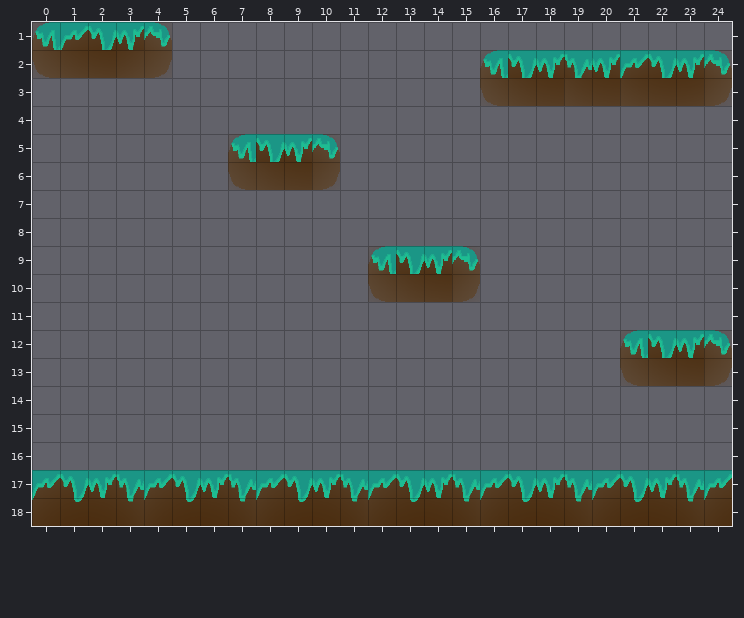
Tiled map (JSON), stored at assets/tilemaps/theSpelunker_tilemap.json. Above: the version before the commit.
Cells are 32x32 px. Shown: x 0..24, y 1..18. The old version is drawn lined up with the new one.
And afterwards:
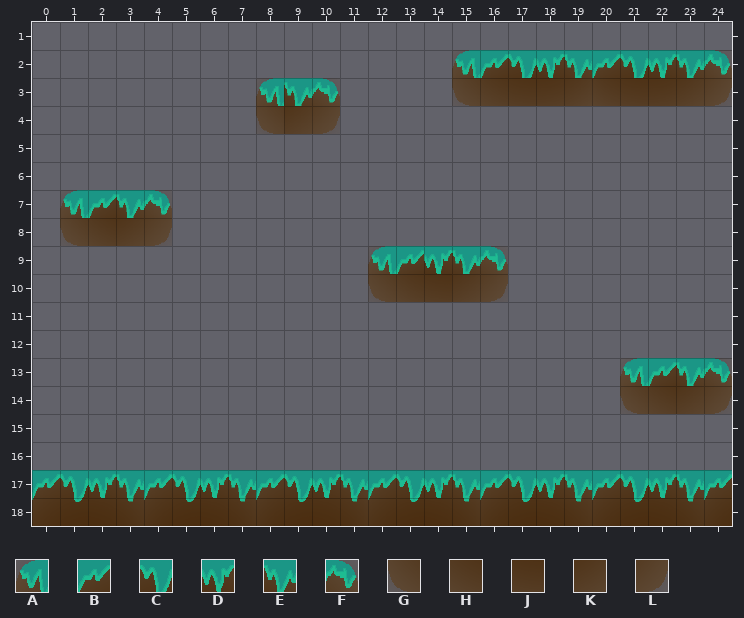
Key: from "theSpelunker_tilemap": A 0, B 1, C 2, D 3, E 4, F 5, G 30, H 31, J 32, K 34, L 35.
_ is an empty cell.
The exact change:
map size 25x25 -> 25x19 cells (old content now starts at 0,-6; both pictures use the new coordinates)
Layer "ground":
The edit turns tile G into tile A in row 13 at x 21.
There is now tile A in row 2 at x 15; in row 3 at x 8; in row 7 at x 1.
The edit turns tile A into tile B in row 2 at x 16.
The edit turns tile C into tile B in row 9 at x 13.
The edit turns tile D into tile B in row 2 at x 20.
The edit turns tile H into tile B in row 13 at x 22.
There is now tile B in row 7 at x 2.
The edit turns tile B into tile C in row 2 at x 21.
The edit turns tile C into tile D in row 2 at x 22.
The edit turns tile D into tile E in row 2 at x 23.
The edit turns tile F into tile E in row 9 at x 15.
The edit turns tile J into tile E in row 13 at x 23.
There is now tile E in row 3 at x 9; in row 7 at x 3.
The edit turns tile L into tile F in row 13 at x 24.
There is now tile F in row 3 at x 10; in row 7 at x 4; in row 9 at x 16.
There is now tile G in row 3 at x 15; in row 4 at x 8; in row 8 at x 1; in row 14 at x 21.
The edit turns tile G into tile H in row 3 at x 16.
There is now tile H in row 8 at x 2; in row 14 at x 22.
The edit turns tile L into tile K in row 10 at x 15.
There is now tile K in row 4 at x 9; in row 8 at x 3; in row 14 at x 23.
There is now tile L in row 4 at x 10; in row 8 at x 4; in row 10 at x 16; in row 14 at x 24.
Tile A is removed in row 1 at x 0; in row 5 at x 7; in row 12 at x 21.
Tile B is removed in row 1 at x 1.
Tile C is removed in row 1 at x 2; in row 5 at x 8; in row 12 at x 22.
Tile D is removed in row 1 at x 3; in row 5 at x 9; in row 12 at x 23.
Tile F is removed in row 1 at x 4; in row 5 at x 10; in row 12 at x 24.
Tile G is removed in row 2 at x 0; in row 6 at x 7.
Tile H is removed in row 2 at x 1; in row 6 at x 8.
Tile J is removed in row 2 at x 2; in row 6 at x 9.
Tile K is removed in row 2 at x 3.
Tile L is removed in row 2 at x 4; in row 6 at x 10.
